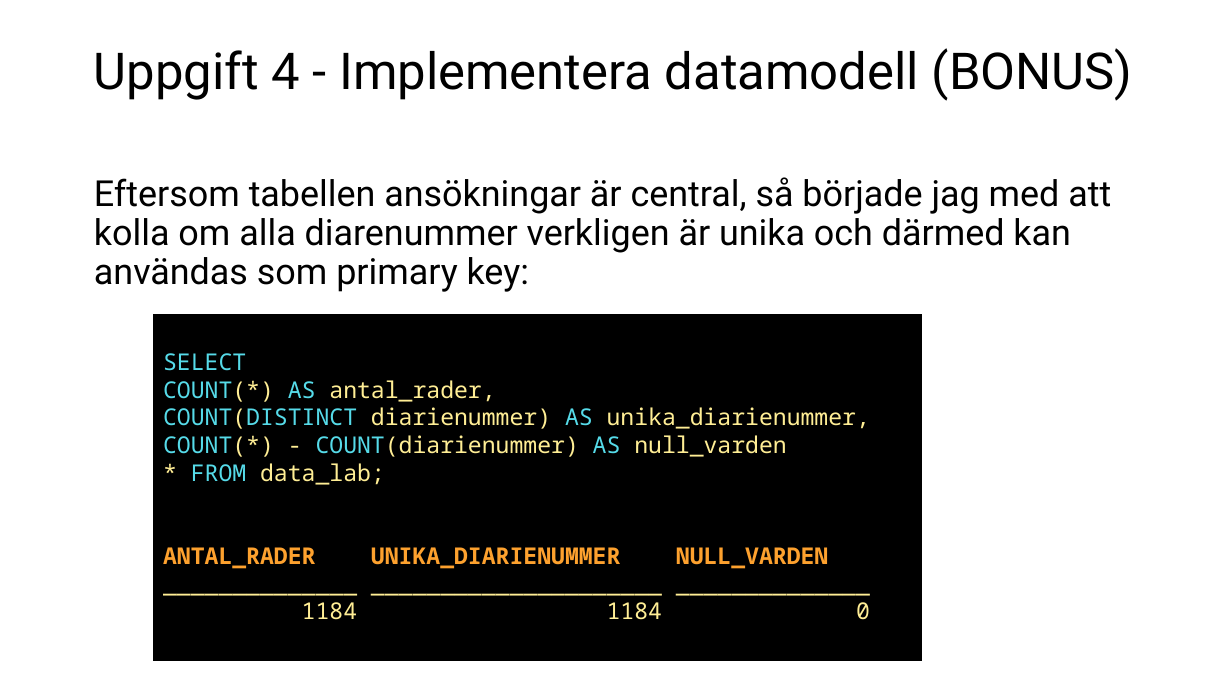
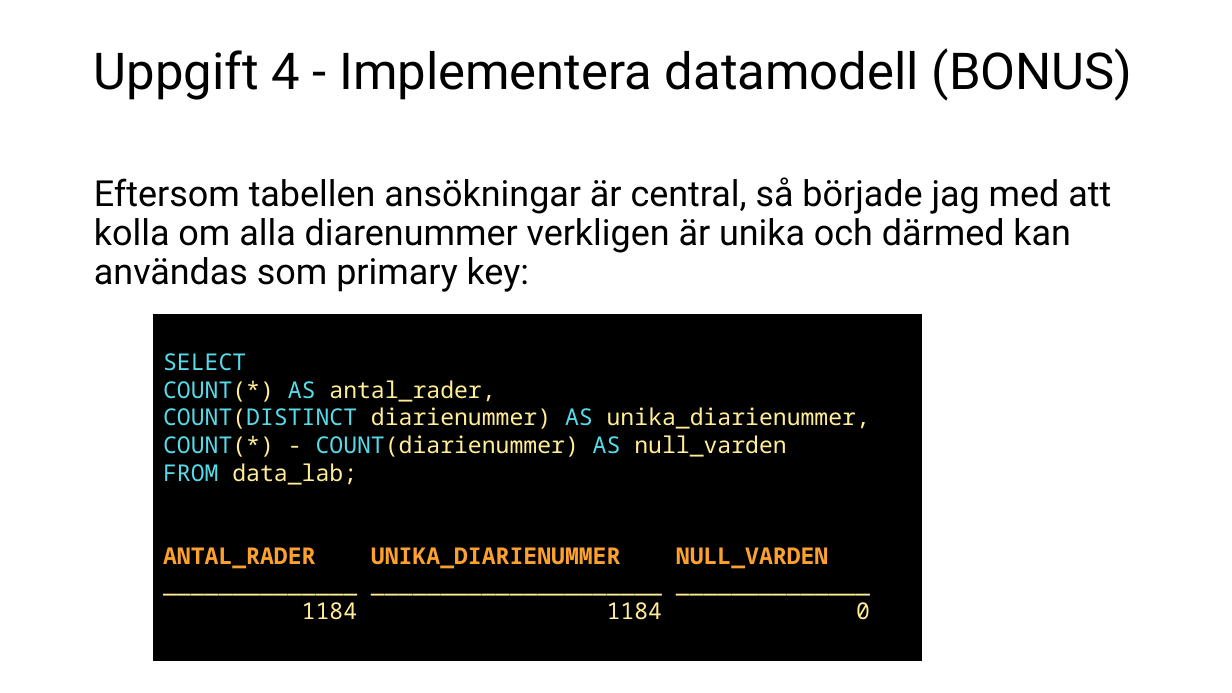
Before and after one commit to dosselicious/the_skool_jens_dossel, a slide deck: slide 22 of The Skool - Jens Dossel.pptx. Drawn at 1232x693 pixels with LibreOffice and Linux fonts; fonts in the diff are those of the drawing. Boxes give left, top, right and bottom in pixels: in the first picture for what was removed or moved away, otherwise in the second. Text is boxed around its words. In the diff, an @@ line names an element or a change of style, - is before the commit and + after.

```diff
--- a/The Skool - Jens Dossel.pptx
+++ b/The Skool - Jens Dossel.pptx
@@ text in rectangle at (x1=163, y1=463, x2=357, y2=485): text changed @@
-* FROM data_lab;
+FROM data_lab;
```
Also in this commit, not shown: 4 other slides changed, 1 other file.
